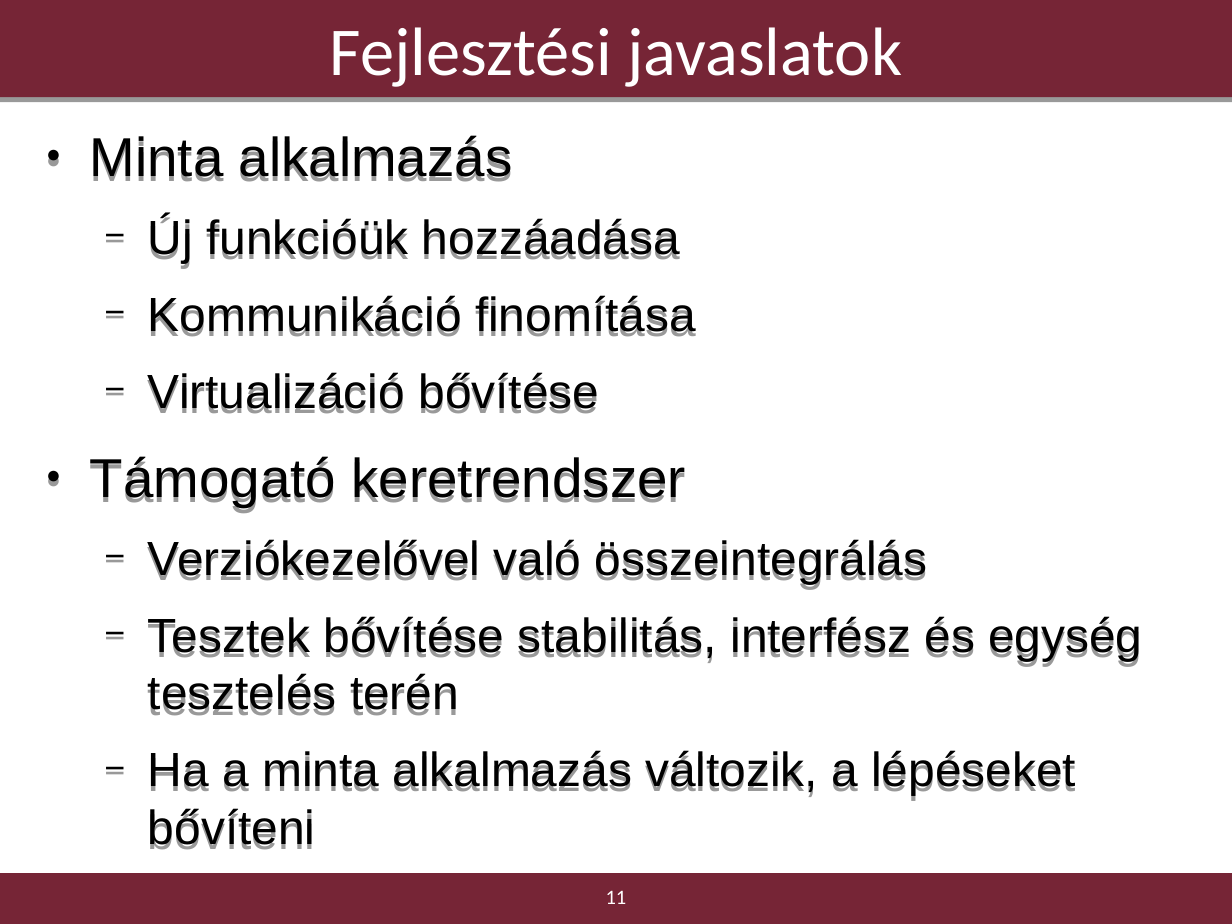
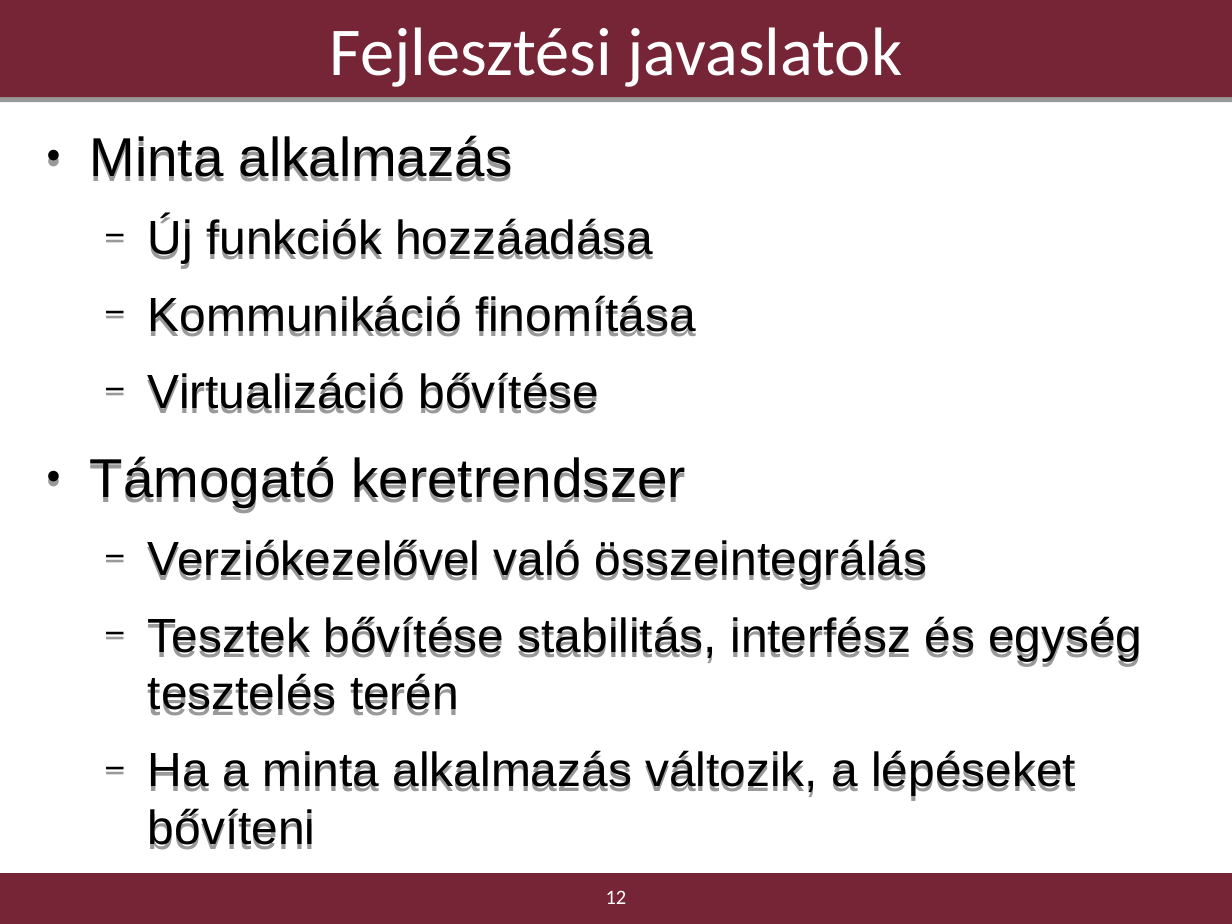
Before and after one commit to borlayda/dipterv2016-microservice, a slide deck: slide 12 of diplomaterv-cykkop.odp (slide 11 before the commit). Drawn at 1232x924 pixels with LibreOffice and Linux fonts; fonts in the diff are those of the drawing; background and template pictures are left out. Boxes give left, top, right and bottom in pixels: in the first picture for what was removed or moved away, otherwise in the second. Text is boxed around its words. In the diff, an @@ line names an element or a change of style, - is before the commit and + after.

```diff
--- a/diplomaterv-cykkop.odp
+++ b/diplomaterv-cykkop.odp
@@ text at [148, 221, 653, 268]: text changed @@
-  − Új funkcióük hozzáadása
+  − Új funkciók hozzáadása
@@ page number at [606, 890, 627, 904]: text changed @@
-11
+12
```
Also in this commit, not shown: 2 other slides changed, 1 slide added, 1 other file.
